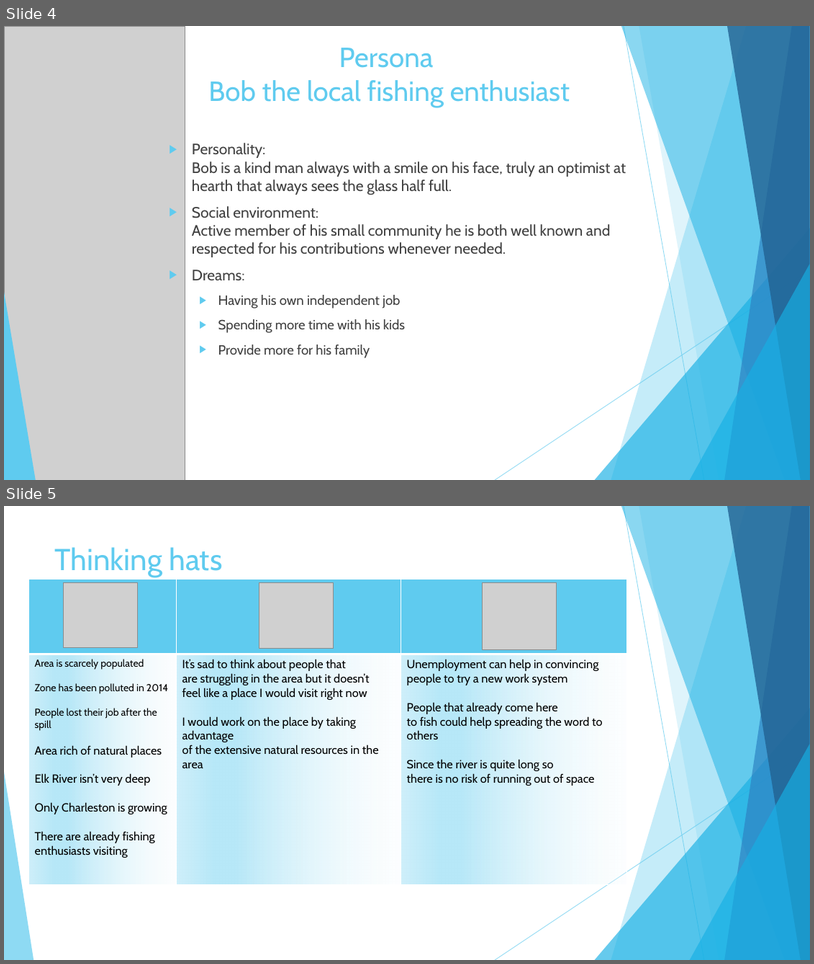
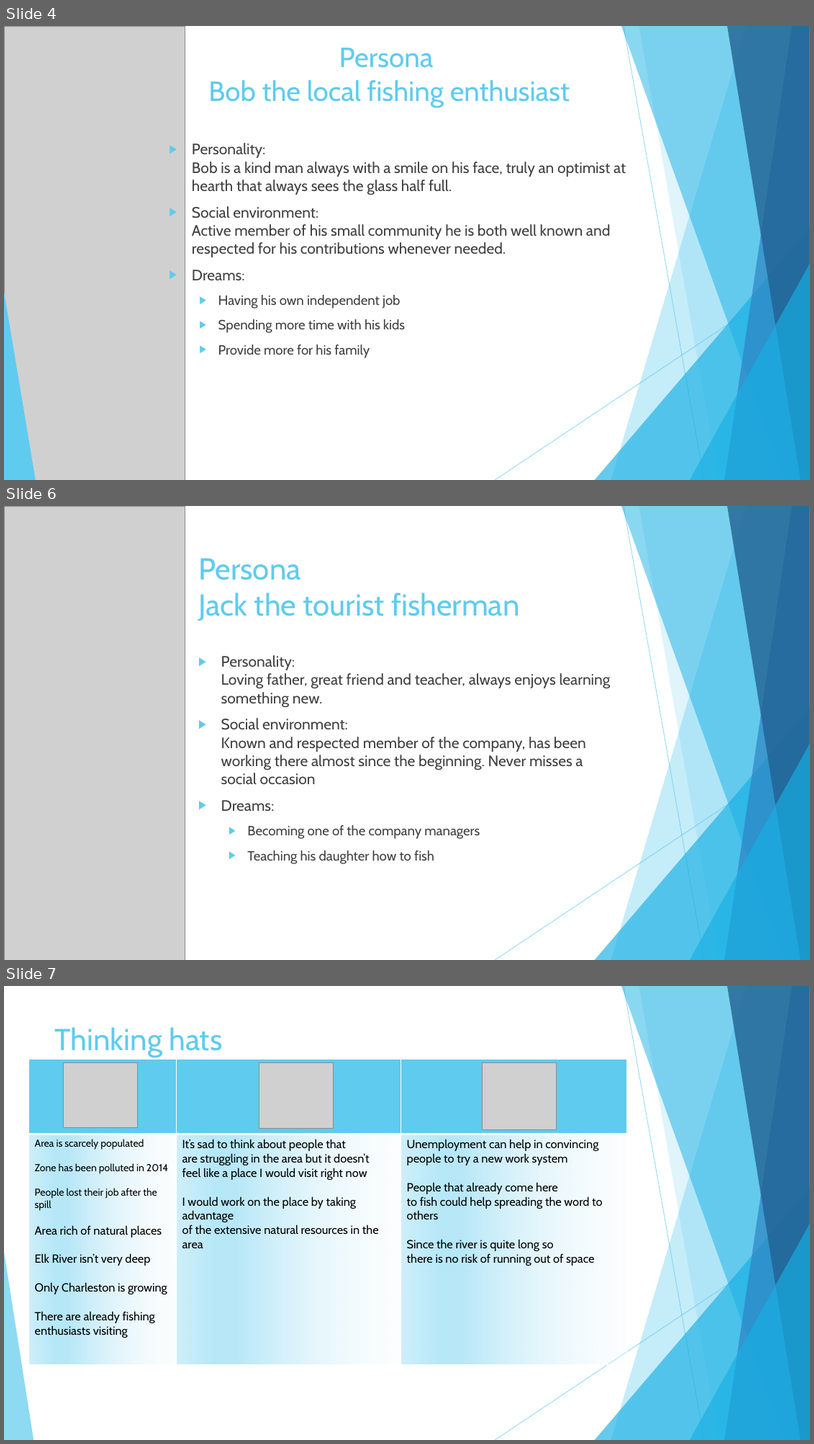
Before and after one commit to Riccardo95Facchini/DIL-2019, a slide deck: Presentation.pptx. Shown one above the other, each under a label of ours: slides 4 and 5 before the commit, slides 4, 6 and 7 after it; the slides between them are not shown. The pictures are 814x964 and 814x1444 pixels, drawn with LibreOffice and Linux fonts; fonts in the diff are those of the drawing; grey boxes stand for pictures. Boxes give left, top, right and bottom in pixels: in the first picture for what was removed or moved away, otherwise in the second. Text is boxed around its words. In the diff, an @@ line names an element or a change of style, - is before the commit and + after.

Commit message:
Added second persona, updated presentation with him too

```diff
--- a/Presentation.pptx
+++ b/Presentation.pptx
@@ slide 6 added at box(4, 506, 810, 960), background #FFFFFF; not listed: 10 template elements that a slide beside it also shows @@
@@ picture added at box(4, 506, 185, 960) @@
@@ title added at box(198, 558, 520, 620), 36 pt, text #5FCBEF @@
+Persona
+Jack the tourist fisherman
@@ text added at box(221, 655, 611, 864), 18 pt, text #404040 @@
+▶ Personality:
+  Loving father, great friend and teacher, always enjoys learning something new.
+▶ Social environment:
+  Known and respected member of the company, has been working there almost since the beginning. Never misses a social occasion
+▶ Dreams:
+  ▶ Becoming one of the company managers
+  ▶ Teaching his daughter how to fish
@@ what was slide 5 is now slide 7 @@
```
Also in this commit, not shown: 1 other slide added, 5 other files.
